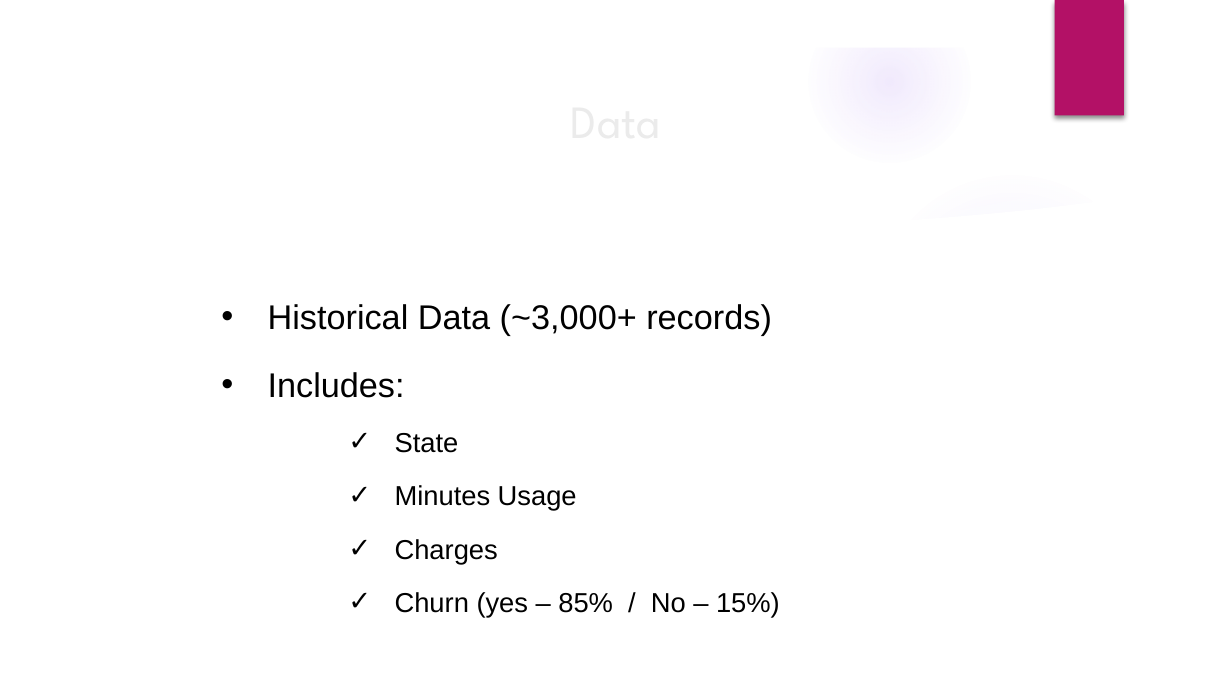
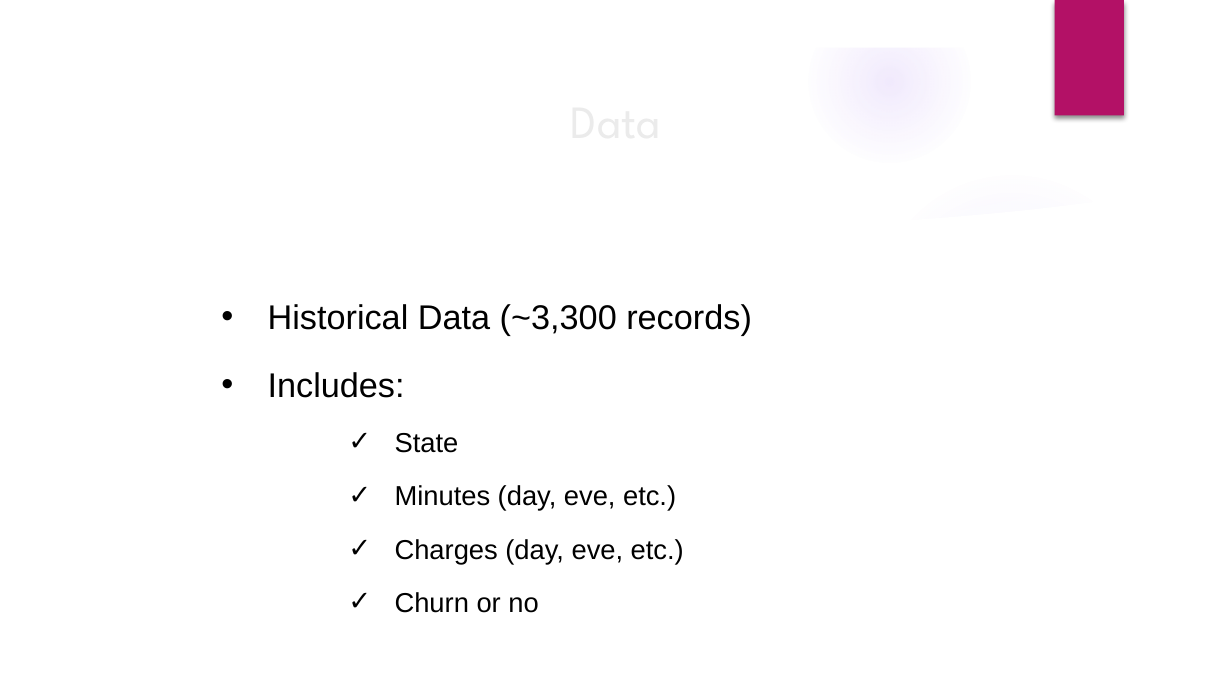
Before and after one commit to AliRampur/Phase-3-Project, a slide deck: slide 4 of Phase 3 Presentation.pptx. Drawn at 1232x693 pixels with LibreOffice and Linux fonts; fonts in the diff are those of the drawing; background and template pictures are left out. Boxes give left, top, right and bottom in pixels: in the first picture for what was removed or moved away, otherwise in the second. Text is boxed around its words. In the diff, an @@ line names an element or a change of style, - is before the commit and + after.

```diff
--- a/Phase 3 Presentation.pptx
+++ b/Phase 3 Presentation.pptx
@@ text at (268,304,752,335): text changed @@
-• Historical Data (~3,000+ records)
+• Historical Data (~3,300 records)
@@ text at (395,485,684,613): text changed @@
-      ✓ Minutes Usage
-      ✓ Charges
-      ✓ Churn (yes – 85% / No – 15%)
+      ✓ Minutes (day, eve, etc.)
+      ✓ Charges (day, eve, etc.)
+      ✓ Churn or no
```
Also in this commit, not shown: 7 other slides changed, 1 slide added, 1 slide removed, 2 other files.
